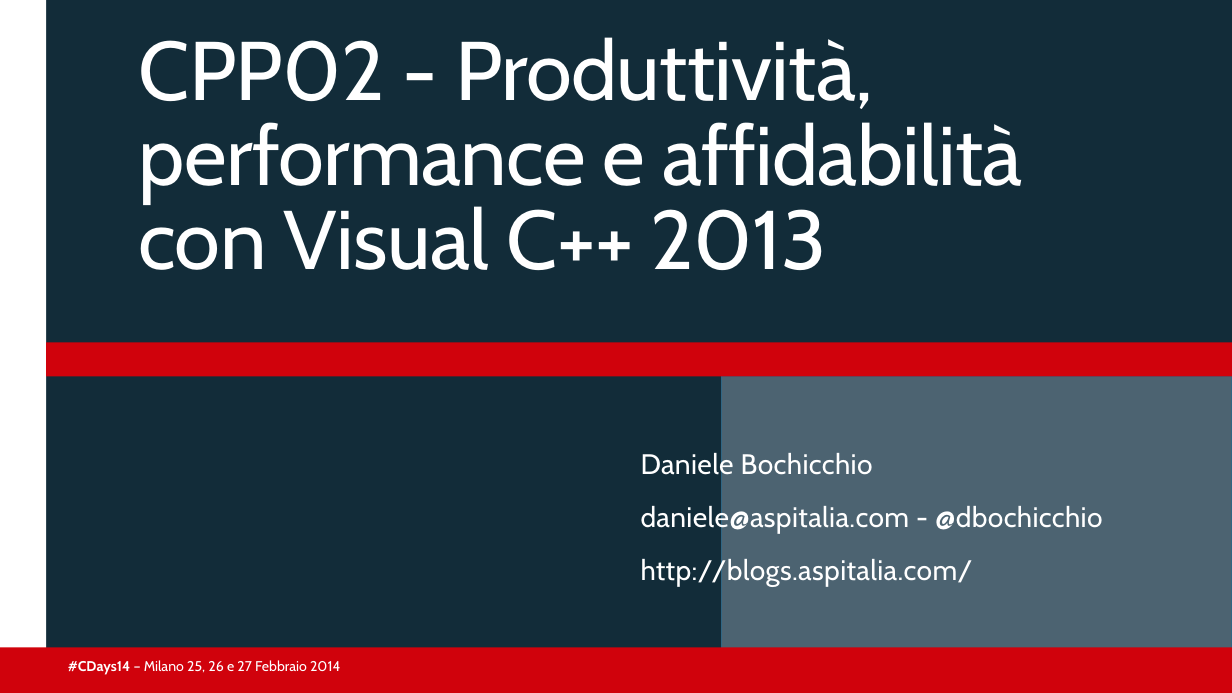
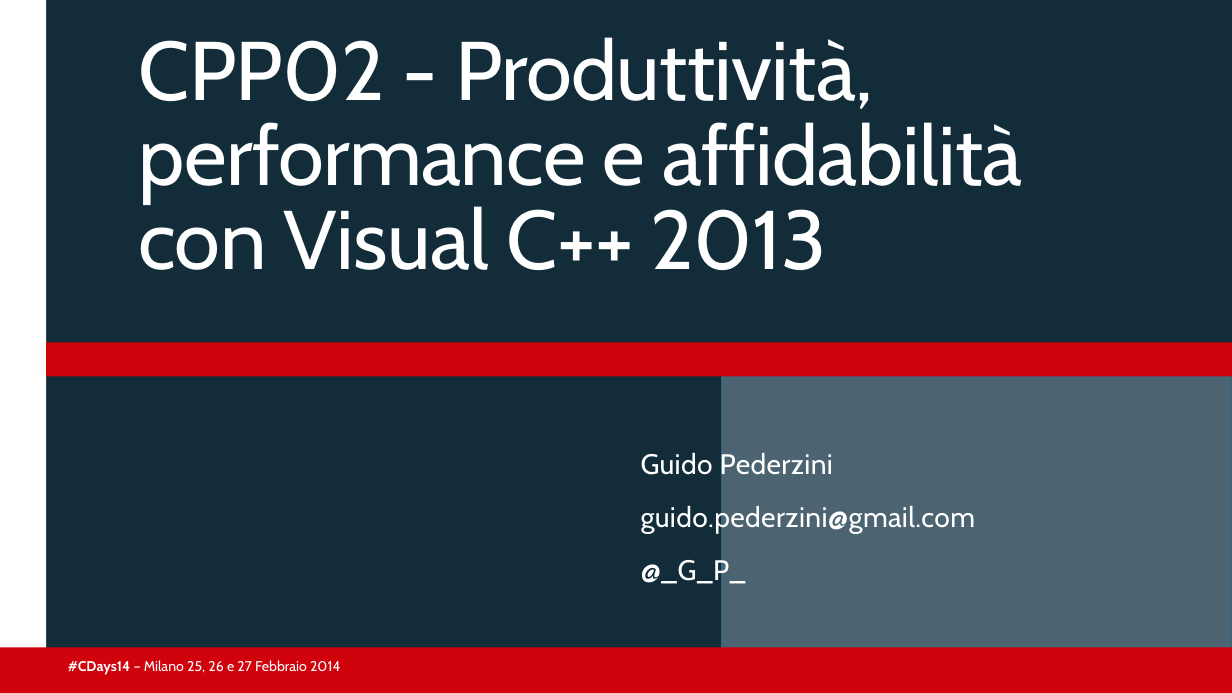
Before and after one commit to guidop/CDays14, a slide deck: slide 1 of presentazioneCDAYS2014.pptx. Drawn at 1232x693 pixels with LibreOffice and Linux fonts; fonts in the diff are those of the drawing; background and template pictures are left out. Boxes give left, top, right and bottom in pixels: in the first picture for what was removed or moved away, otherwise in the second. Text is boxed around its words. In the diff, an @@ line names an element or a change of style, - is before the commit and + after.

```diff
--- a/presentazioneCDAYS2014.pptx
+++ b/presentazioneCDAYS2014.pptx
@@ subtitle at [641,450,976,586]: text changed @@
-Daniele Bochicchio
-daniele@aspitalia.com - @dbochicchio
-http://blogs.aspitalia.com/
+Guido Pederzini
+guido.pederzini@gmail.com
+@_G_P_
```
Also in this commit, not shown: 1 other slide changed, 1 slide added, 5 other files.
